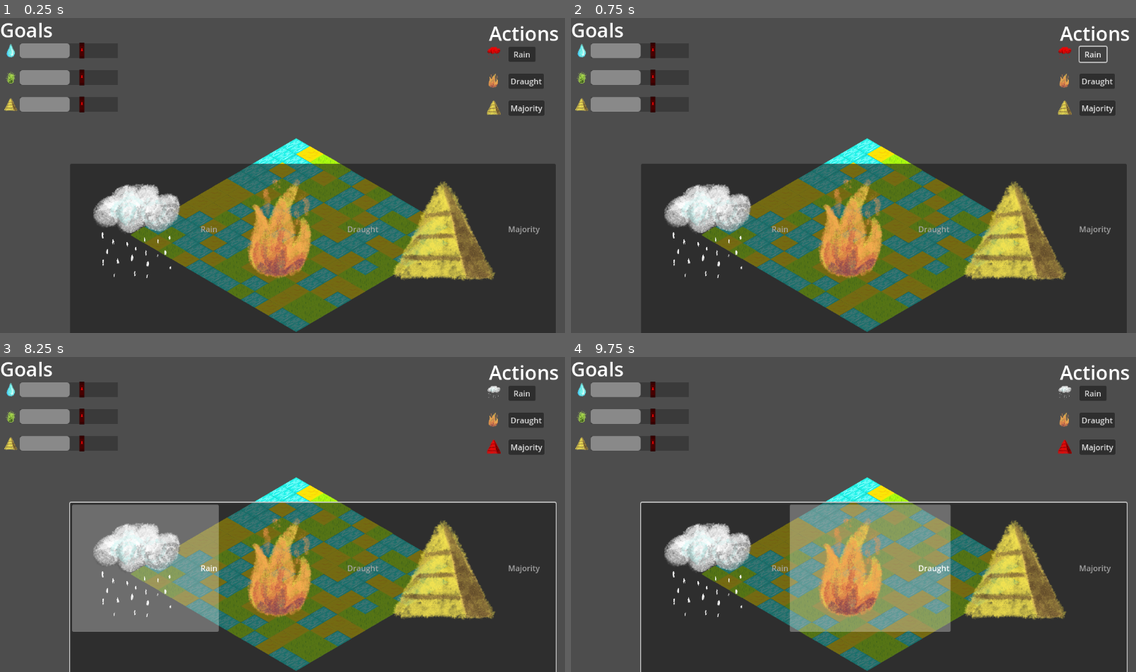
Above: before the commit, frames 1-4 (two rows, left to right).
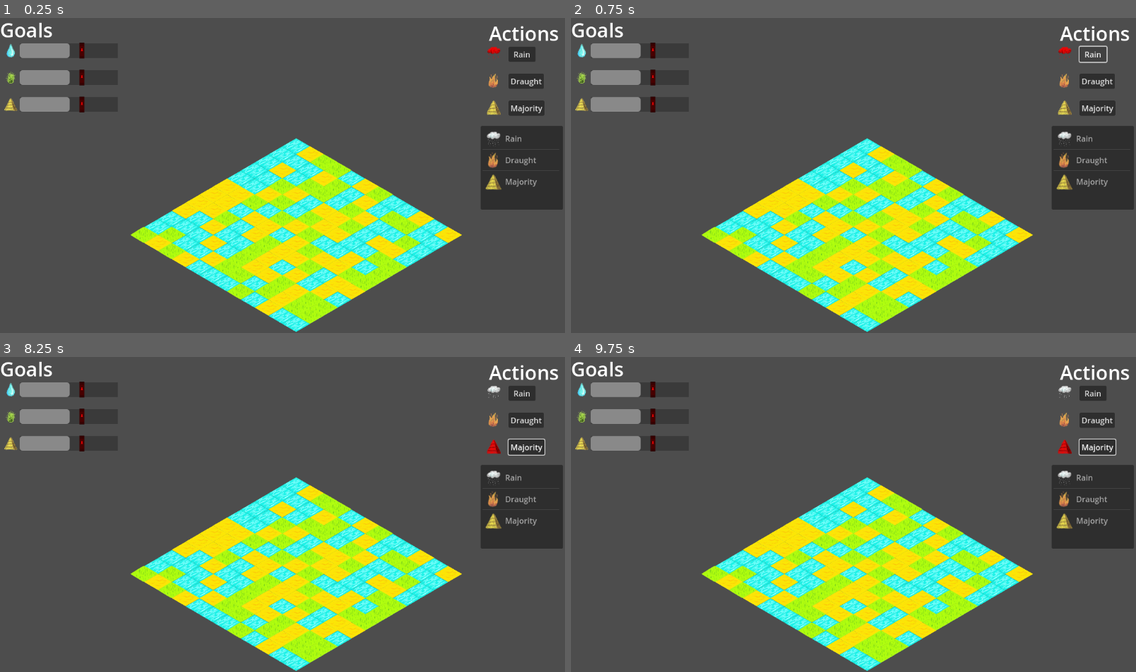
Above: after the commit, the same moments.

Repository: matouseek/game_jam_24
Game: Godot game, scene res://scenes/game.tscn
Same seed, same stepped clock (60 frames per second), same inputs: the game is played once before the commit and once after it. The engine's default icon, where the game draws it, is replaced by a stand-in: a white triangle on a blue panel in a dark square.
Inputs (mouse positions are in pixels of both pictures, inside the frame that each line leads up to):
- Up to frame 1 (0.25 s): no input
- Up to frame 2 (0.75 s): click "Rain" at 0.5 s
- Up to frame 3 (8.25 s): click "Draught" at 1.25 s; click "Majority" at 2 s; click "Rain" at 2.75 s; click "Draught" at 3.5 s; click "Majority" at 4.25 s; click "Rain" at 5 s; click "Draught" at 5.75 s; click "Majority" at 6.5 s; tap Enter at 7.25 s; move the mouse to (406, 498) at 7.27 s; click (406, 498) at 7.42 s; tap Space at 8 s; move the mouse to (169, 530) at 8.02 s; click (169, 530) at 8.17 s
- Up to frame 4 (9.75 s): tap Enter at 8.75 s; move the mouse to (910, 445) at 8.77 s; click (910, 445) at 8.92 s; tap Space at 9.5 s; move the mouse to (825, 577) at 9.52 s; click (825, 577) at 9.67 s

The runs differ from the first frame. In frame 1, 46% of the frame differs, in the area x 12-100%, y 34-100%; in frame 2, 46%; in frame 3, 46%, in the area x 12-100%, y 25-100%; in frame 4, 46%.

Commit message:
Resized images

Diff:
--- a/scenes/hud.tscn
+++ b/scenes/hud.tscn
@@ -7,6 +7,9 @@
 [ext_resource type="Texture2D" uid="uid://jbidh6p24g5a" path="res://assets/placeholders/goal_water_placeholder.png" id="3_k47o0"]
 [ext_resource type="Texture2D" uid="uid://brbln01sk5lc4" path="res://assets/placeholders/meadow_desert_placeholder.png" id="4_posue"]
 [ext_resource type="Texture2D" uid="uid://tah1o0oxqomc" path="res://assets/placeholders/goal_desert_placeholder.png" id="5_0yjri"]
+[ext_resource type="Texture2D" uid="uid://bh18oota23lif" path="res://assets/placeholders/resized/action_rain_placeholder.png" id="8_ov0ut"]
+[ext_resource type="Texture2D" uid="uid://bwda5gdkoyy52" path="res://assets/placeholders/resized/action_fire_placeholder.png" id="9_v6t22"]
+[ext_resource type="Texture2D" uid="uid://dmkimr63xyotg" path="res://assets/placeholders/resized/goal_desert_placeholder.png" id="10_0ka61"]
 
 [sub_resource type="StyleBoxFlat" id="StyleBoxFlat_fhote"]
 bg_color = Color(0, 0, 0, 0.243137)
@@ -161,18 +164,18 @@
 region_rect = Rect2(23.9042, 26.6709, 209.595, 208.901)
 
 [node name="ItemList" type="ItemList" parent="."]
-offset_left = 143.0
-offset_top = 302.0
-offset_right = 1133.0
-offset_bottom = 669.0
+offset_left = 980.0
+offset_top = 225.0
+offset_right = 1148.0
+offset_bottom = 396.0
 item_count = 3
 max_columns = 3
 item_0/text = "Rain"
-item_0/icon = ExtResource("2_dhwe4")
+item_0/icon = ExtResource("8_ov0ut")
 item_1/text = "Draught"
-item_1/icon = ExtResource("3_hnhey")
+item_1/icon = ExtResource("9_v6t22")
 item_2/text = "Majority"
-item_2/icon = ExtResource("5_0yjri")
+item_2/icon = ExtResource("10_0ka61")
 
 [connection signal="pressed" from="Actions/Rain/Rain" to="." method="_on_rain_pressed"]
 [connection signal="pressed" from="Actions/Draught/Draught" to="." method="_on_draught_pressed"]
--- a/scripts/environment.gd
+++ b/scripts/environment.gd
@@ -26,7 +26,6 @@
 
 	if event is InputEventMouseButton:
 		var pos = $TileMapLayer.local_to_map(get_local_mouse_position())
-		print("Position on map",pos)
 		#$TileMapLayer.set_cell(pos,4,Vector2i(0,0))
 
 
@@ -39,7 +38,6 @@
 func set_map() -> void:
 	for i in range(ENV_SIZE):
 		for j in range(ENV_SIZE):
-			print("Setting cell to",terrain[i][j])
 			$TileMapLayer.set_cell(Vector2i(i,j),get_tile_id(terrain[i][j]),Vector2i(0,0))
 
 func get_tile_id(type : TileTypes) -> int:
Binary file added: assets/placeholders/resized/action_fire_placeholder.png
Not shown, added: assets/placeholders/resized/action_fire_placeholder.png.import
Binary file added: assets/placeholders/resized/action_rain_placeholder.png
Not shown, added: assets/placeholders/resized/action_rain_placeholder.png.import
Binary file added: assets/placeholders/resized/goal_desert_placeholder.png
Not shown, added: assets/placeholders/resized/goal_desert_placeholder.png.import
Not shown: 1 places in scenes/hud.tscn that only renumber resources
